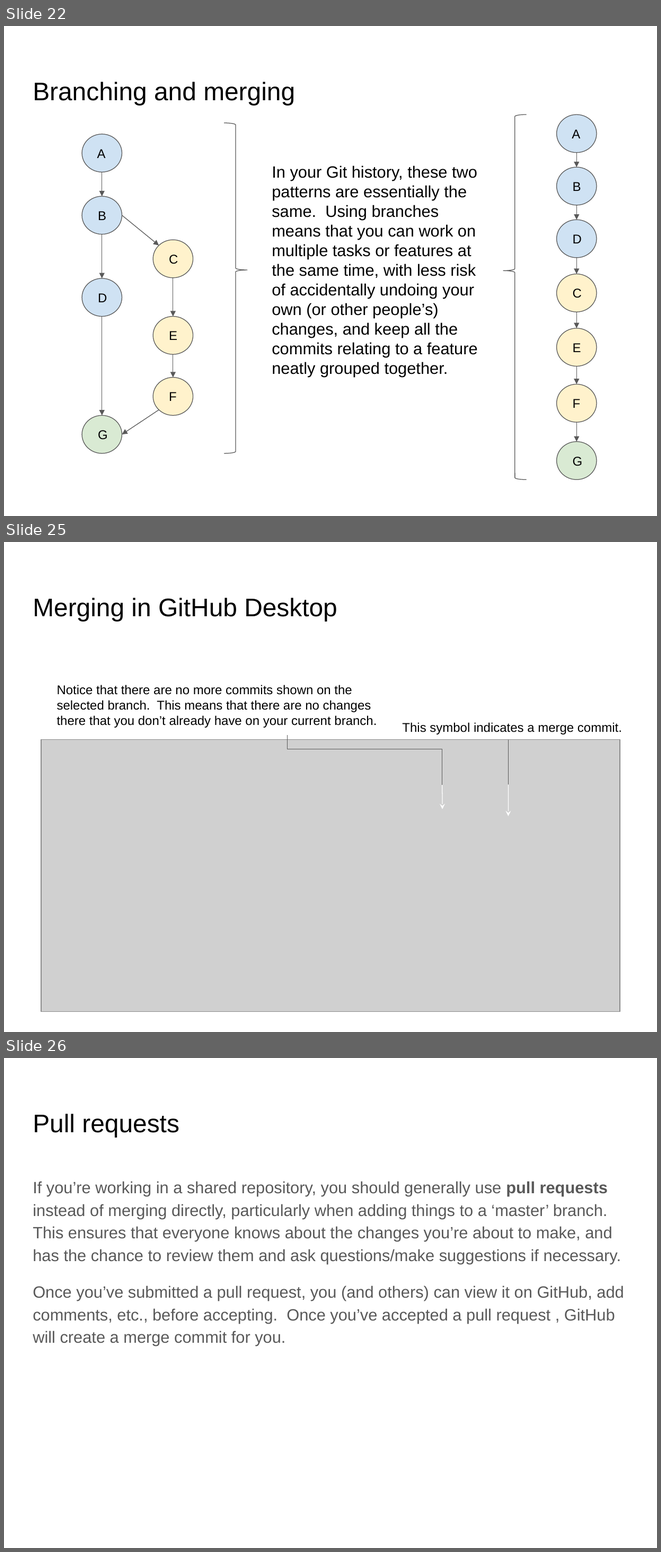
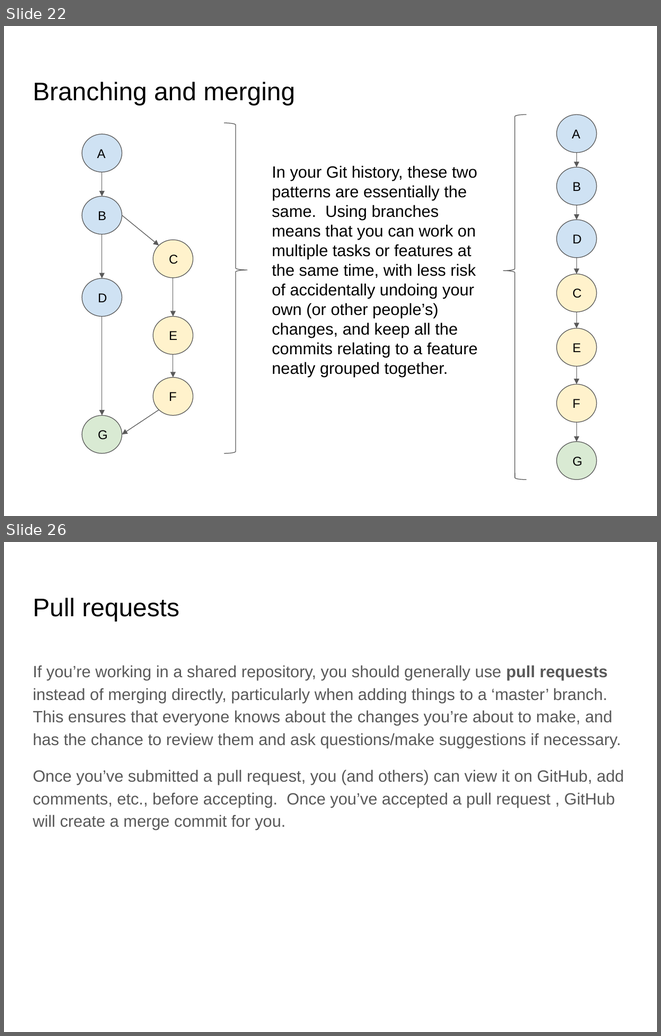
Before and after one commit to flyconnectome/coding-club, a slide deck: Git and GitHub.pptx. Shown one above the other, each under a label of ours: slides 22, 25 and 26 before the commit, slides 22 and 26 after it; the slides between them are not shown. The pictures are 661x1552 and 661x1036 pixels, drawn with LibreOffice and Linux fonts; fonts in the diff are those of the drawing; grey boxes stand for pictures. Boxes give left, top, right and bottom in pixels: in the first picture for what was removed or moved away, otherwise in the second. Text is boxed around its words. In the diff, an @@ line names an element or a change of style, - is before the commit and + after.

```diff
--- a/Git and GitHub.pptx
+++ b/Git and GitHub.pptx
@@ slide 25 removed at (4,542,657,1032), background #FFFFFF @@
@@ title removed at (33,598,337,621) @@
-Merging in GitHub Desktop
@@ text removed at (57,685,377,728) @@
-Notice that there are no more commits shown on the selected branch. This means that there are no changes there that you don’t already have on your current branch.
@@ text removed at (402,722,622,734) @@
-This symbol indicates a merge commit.
@@ picture removed at (41,740,620,1012) @@
@@ freeform shape removed at (288,735,442,785) @@
@@ line removed from (508, 784) to (508, 740) @@
@@ arrow removed from (442, 785) to (442, 809) @@
@@ arrow removed from (508, 785) to (508, 816) @@
```
Also in this commit, not shown: 9 slides changed, 6 slides added, 3 other slides removed.
